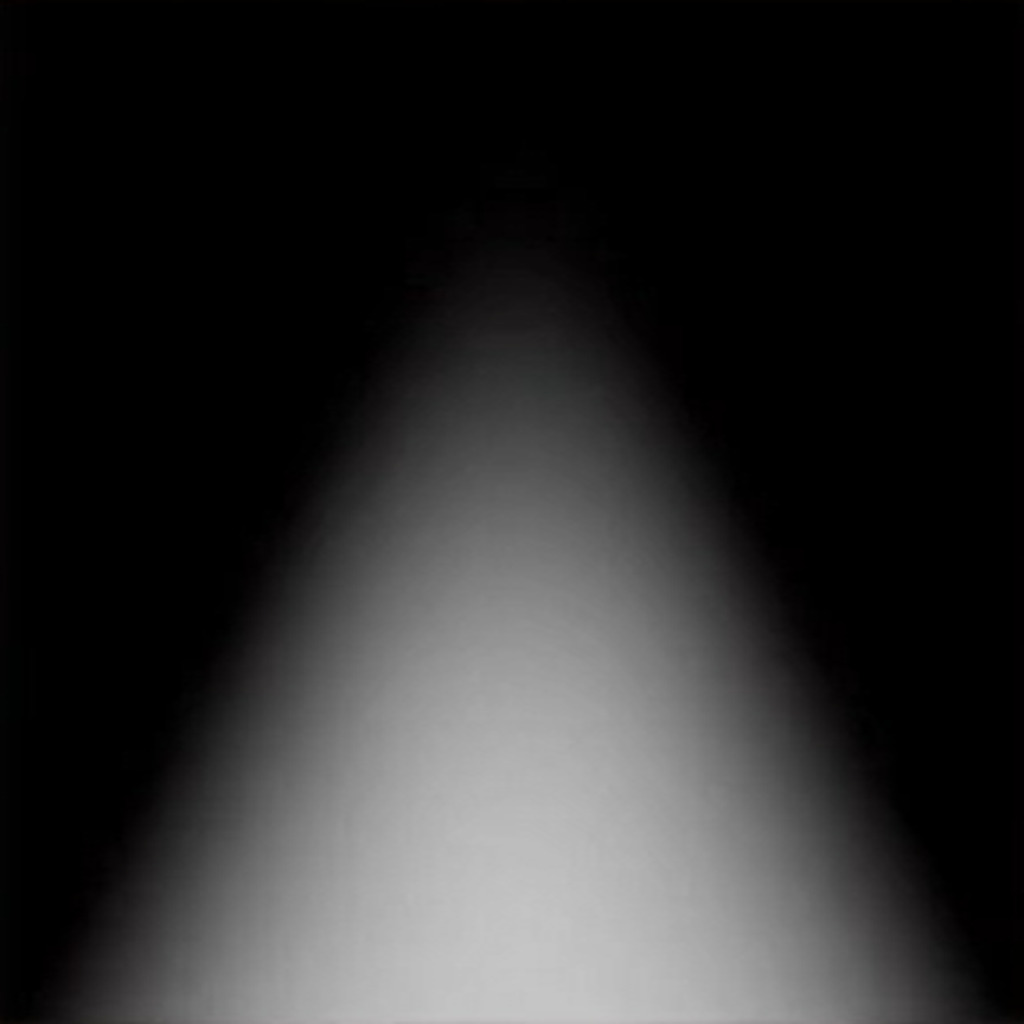
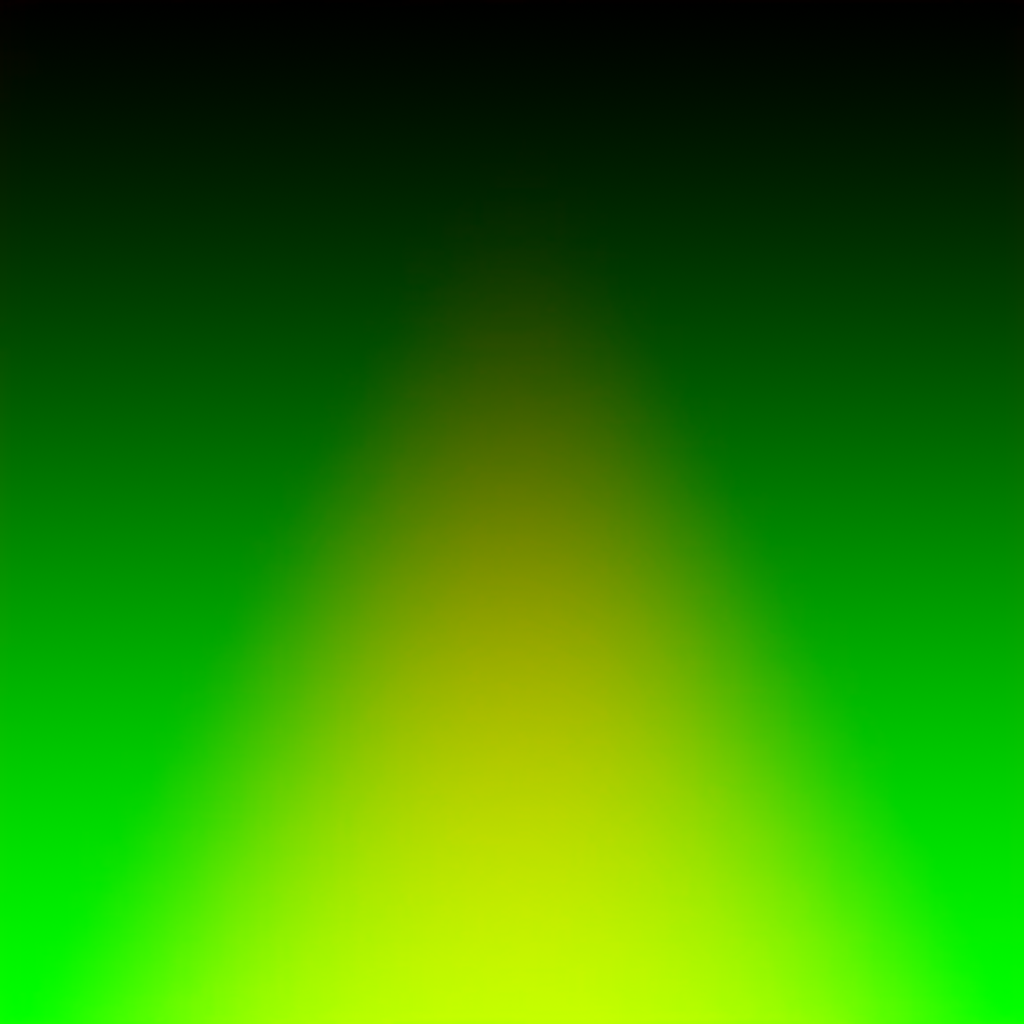
Before/after of a 1024×1024 layered artwork. What changed in the layer stack:
added group "Group 5" with 1 layers above "Group 4" over [0, 0, 1024, 1024]
added layer "Rectangle 3" in group "Group 5" over [0, 0, 1024, 1024]
added group "Group 4" with 11 layers above "Layer 1" over [0, 0, 1024, 1024]
moved "Layer 2" into group "Group 4" over [0, 0, 1024, 1024]
hid group "Group 3" (6 layers), moved it into group "Group 4" over [0, 0, 1024, 1024]
painted on "Rectangle 1" over [0, 862, 1024, 1024]